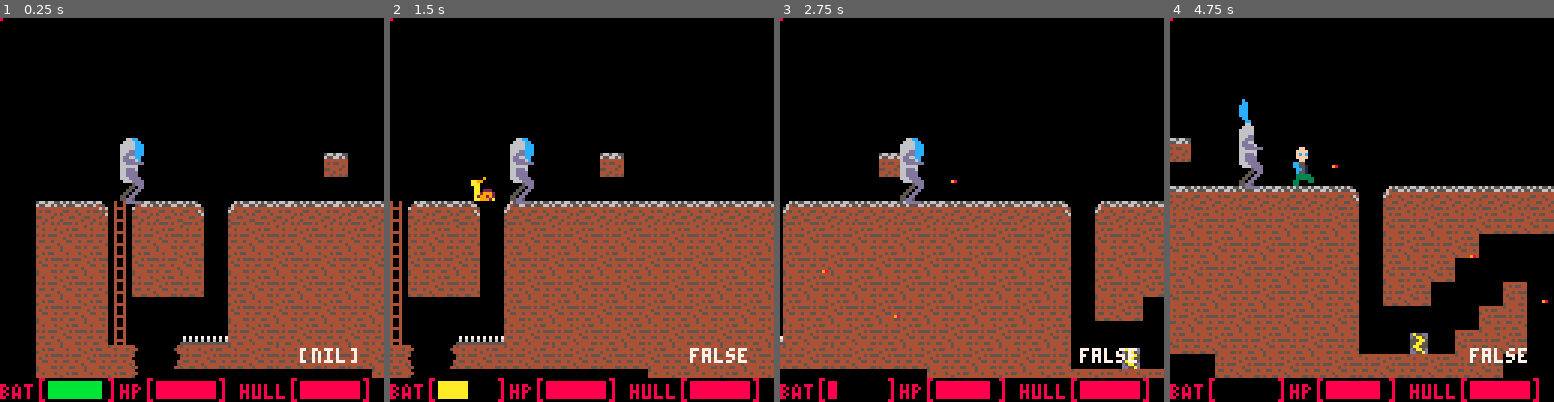
Above: before the commit, frames 1-4 (left to right).
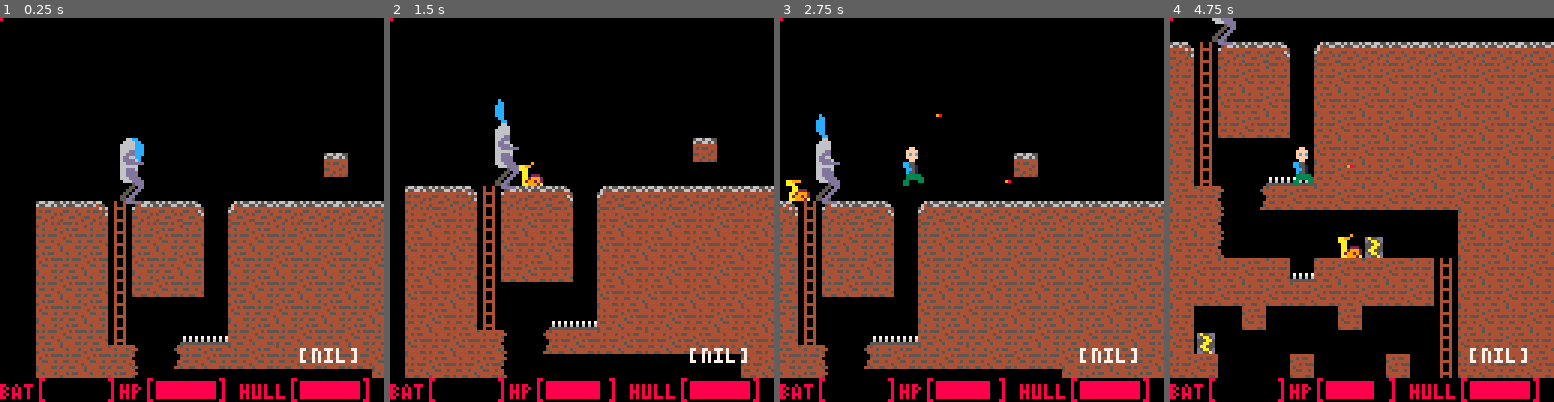
Above: after the commit, the same moments.

Repository: M2tias/LD39
Game: PICO-8 cartridge carts/mech.p8
Same seed, same stepped clock (60 frames per second), same inputs: the game is played once before the commit and once after it.
Inputs:
- Up to frame 1 (0.25 s): no input
- Up to frame 2 (1.5 s): tap X (X key) at 0.33, 1.07 s; tap O (Z key) at 0.7 s
- Up to frame 3 (2.75 s): hold Right 1.6-2.1 s; tap O (Z key) at 1.7, 2.1, 2.5 s; tap X (X key) at 1.85 s; hold Up 2.15-2.42 s; hold Right from 2.47 s (still down)
- Up to frame 4 (4.75 s): tap O (Z key) every 0.4 s from 2.9 to 4.5 s; tap X (X key) at 2.97, 4.08 s; release Right at 3.03 s; hold Left 3.08-3.58 s; hold Down 3.63-3.97 s; hold Right 4.02-4.68 s; hold Up from 4.73 s (still down)

The runs differ from the first frame. In frame 1, 0.7% of the frame differs, in the area x 12-27%, y 94-100%; in frame 2, 32%; in frame 3, 27%; in frame 4, 64%, in the area x 0-100%, y 0-100%.

Commit message:
Taking damage moved to a function, collision with enemies

Diff:
--- a/carts/mech.p8
+++ b/carts/mech.p8
@@ -25,7 +25,7 @@
 mech.y = 0
 mech.sprx = 20
 mech.spry = 11
-mech.battery = 10
+mech.battery = 1
 mech.hull = 10
 
 bullets = {} -- {x, y, dir}
@@ -55,7 +55,7 @@
 
 		--bullet update
 		for bullet in all(bullets) do
-			debug_text = bullet.dir
+			--debug_text = bullet.dir
 			if(bullet.dir) then
 				bullet.x = bullet.x - 2
 			else
@@ -90,6 +90,15 @@
 					end
 				end
 			end
+
+			-- TODO: upper head doesn't seem to collide?
+			if(not char.inside) then
+				if(char.x+4 > enemy.x and char.x+4 < enemy.x+8) then
+					if((enemy.y > char.y and enemy.y < char.y+16) or (enemy.y + enemy.height > char.y and enemy.y + enemy.height < char.y+16)) then
+						char_take_damage()
+					end
+				end
+			end
 		end
 	end
 end
@@ -198,7 +207,7 @@
 	--debug_p = {x = x, y = y}
 	local tile = mget(x/8, y/8)
 	local ladder = fget(tile, 1)
-	debug_text = ladder
+	--debug_text = ladder
 	if(ladder) then
 		char.y = char.y + 1
 	else
@@ -237,7 +246,13 @@
 	local tile = mget(x/8, y/8)
 	local flag = fget(tile, 3)
 
-	if(flag and not char.invulnerable) then
+	if(flag) then
+		char_take_damage()
+	end
+end
+
+function char_take_damage()
+	if(not char.invulnerable) then
 		char.hp = char.hp - 1
 		sfx(3)
 		char_set_inv()
@@ -338,8 +353,7 @@
 
 	--spr(80+frames2[frame+1], char.x, 88, flip)
 	camera()
-	--todo: ui as sprites here
-	--battery/etc levels
+
 	palt(0, false)
 	sspr(0, 8, 8, 8, 0, 120, 128, 8)
 	palt(0, true)
Not shown, changed: config.txt
